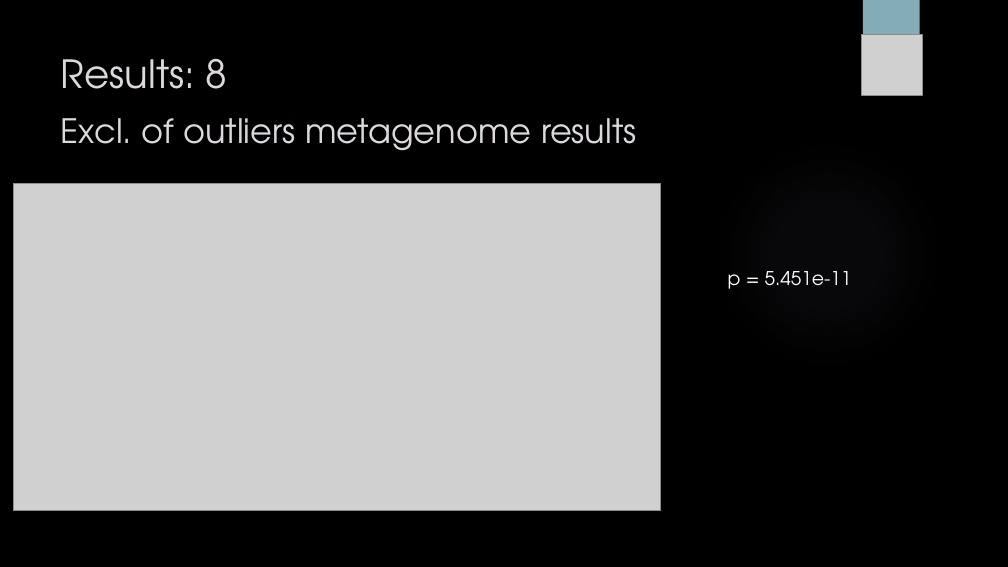
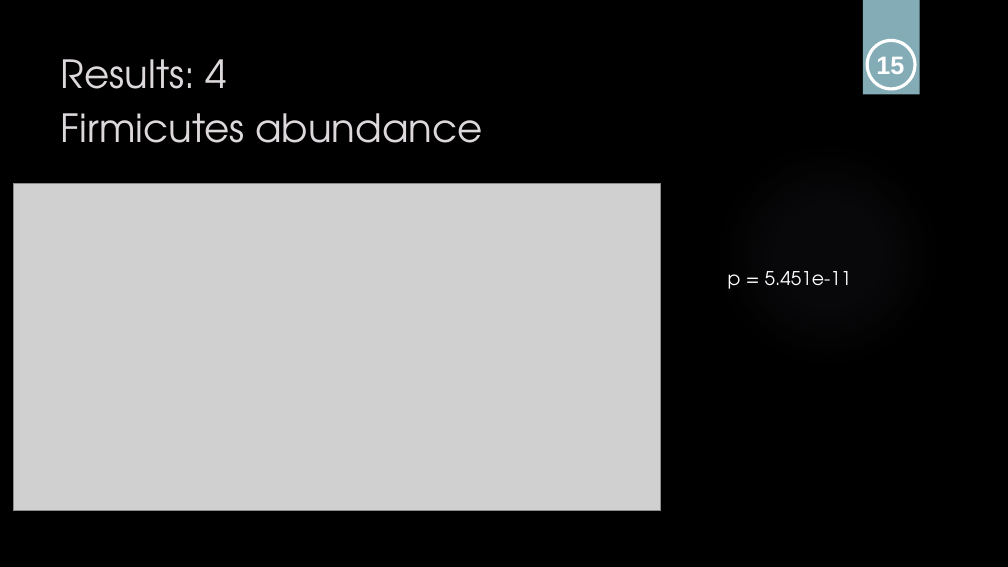
Before and after one commit to sabdeolive/Sabrina_BMS_Bachelor-Internship, a slide deck: slide 16 of Intermediate Presentation.pptx (slide 22 before the commit). Drawn at 1008x567 pixels with LibreOffice and Linux fonts; fonts in the diff are those of the drawing; grey boxes stand for pictures; background and template pictures are left out. Boxes give left, top, right and bottom in pixels: in the first picture for what was removed or moved away, otherwise in the second. Text is boxed around its words. In the diff, an @@ line names an element or a change of style, - is before the commit and + after.

```diff
--- a/Intermediate Presentation.pptx
+++ b/Intermediate Presentation.pptx
@@ title at [61,59,482,143]: text changed; size 32 to 37 pt @@
-Results: 8
-Excl. of outliers metagenome results
+Results: 4
+Firmicutes abundance
@@ picture removed at [862,34,923,95] @@
@@ ellipse added at [867,40,915,88], outline #FFFFFF 3 pt @@
@@ text added at [876,56,904,74], 24 pt, text #FFFFFF, bold @@
+15
```
Also in this commit, not shown: 10 other slides changed, 11 slides added, 11 slides removed.
